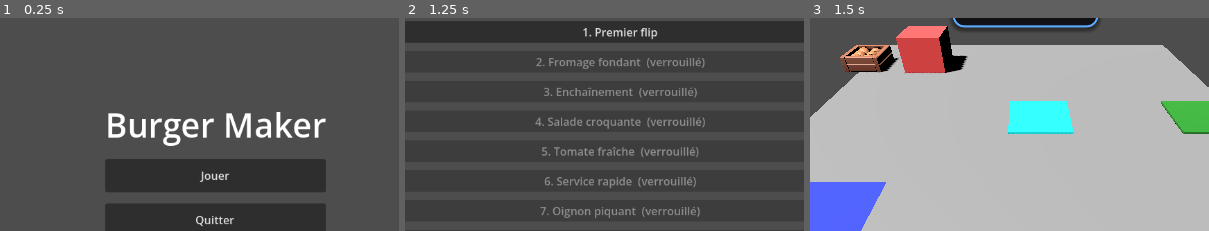
Above: before the commit, frames 1-3 (left to right).
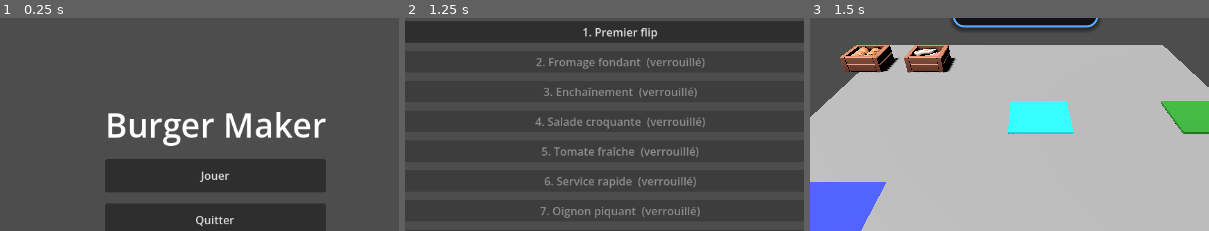
Above: after the commit, the same moments.

Repository: arthur-mdn/Godot-Burger-Maker
Game: Godot game, scene res://Scenes/MainMenu.tscn
The game is run twice, just before and just after one commit, with the same random seed, the same clock (stepped at 60 frames per second) and the same inputs.
Inputs:
- Up to frame 1 (0.25 s): no input
- Up to frame 2 (1.25 s): click "Jouer" at 0.5 s
- Up to frame 3 (1.5 s): click "1. Premier flip" at 1.25 s
The pictures show only the part of the screen within x 23-73%, y 17-67%; the shares and areas given below are measured in that part.

Frames 1-2 are identical in both runs. In frame 3, 2.8% of the frame differs, in the area x 21-40%, y 3-26%.

Commit message:
Import steak dispenser asset

Diff:
--- a/Scripts/dispenser.gd
+++ b/Scripts/dispenser.gd
@@ -8,6 +8,7 @@
 
 const KAYKIT_VISUALS := {
 	0: preload("res://Assets/KayKit/gltf/crate_buns.gltf"),
+	1: preload("res://Assets/KayKit/gltf/crate_steak.gltf"),
 }
 
 const FALLBACK_COLORS := {
@@ -54,7 +55,7 @@
 		var model: Node3D = KAYKIT_VISUALS[item_type].instantiate()
 		visual_root.add_child(model)
 		match item_type:
-			0:
+			0, 1:
 				model.scale = Vector3(0.55, 0.55, 0.55)
 		return
 
Binary file added: Assets/KayKit/gltf/crate_steak.bin
Not shown, added: Assets/KayKit/gltf/crate_steak.gltf
Not shown, added: Assets/KayKit/gltf/crate_steak.gltf.import
Binary file added: Assets/KayKit/gltf/food_ingredient_steak.bin
Not shown, added: Assets/KayKit/gltf/food_ingredient_steak.gltf
Not shown, added: Assets/KayKit/gltf/food_ingredient_steak.gltf.import
